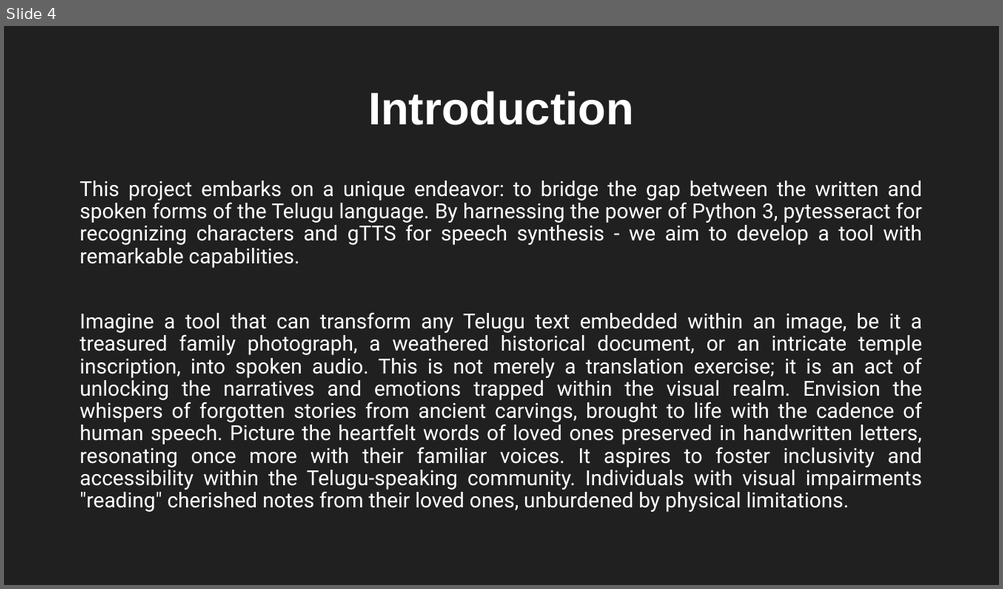
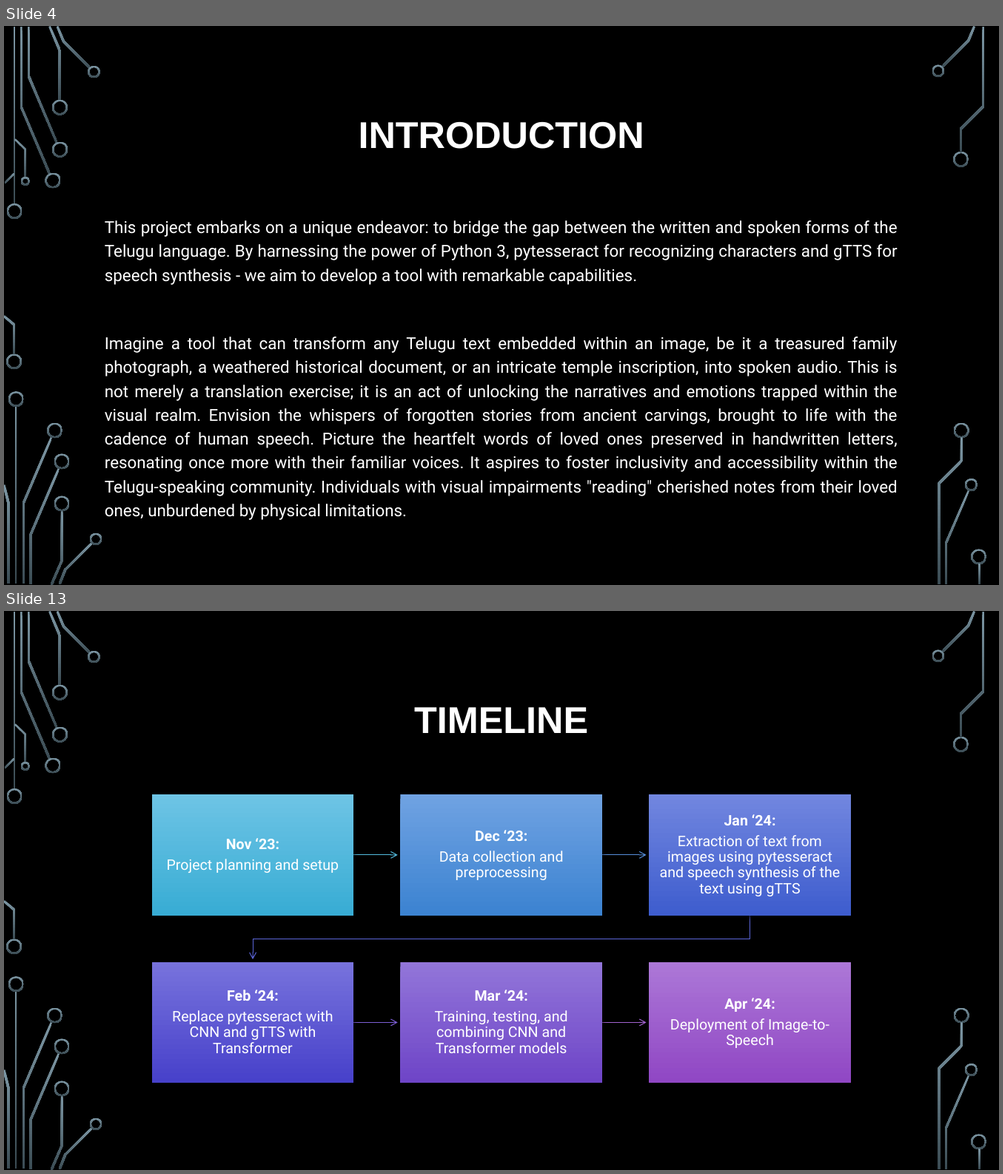
Before and after one commit to SFM61319/image2speech-te, a slide deck: docs/Presentation-1.pptx. Shown one above the other, each under a label of ours: slide 4 before the commit, slides 4 and 13 after it; the slides between them are not shown. The pictures are 1003x589 and 1003x1174 pixels, drawn with LibreOffice and Linux fonts; fonts in the diff are those of the drawing; background and template pictures are left out. Boxes give left, top, right and bottom in pixels: in the first picture for what was removed or moved away, otherwise in the second. Text is boxed around its words. In the diff, an @@ line names an element or a change of style, - is before the commit and + after.

```diff
--- a/docs/Presentation-1.pptx
+++ b/docs/Presentation-1.pptx
@@ slide 13 added at (x1=4, y1=611, x2=999, y2=1170), background picture (left out); not listed: 36 template elements that a slide beside it also shows @@
@@ title added at (x1=414, y1=707, x2=588, y2=733), 36 pt, text #FFFFFF, bold @@
+TIMELINE
@@ group added at (x1=152, y1=795, x2=851, y2=1083): 6 rectangles, 6 texts, 5 freeform shapes @@
+Nov ‘23:
+Project planning and setup
+Dec ‘23:
+Data collection and preprocessing
+Jan ‘24:
+Extraction of text from images using pytesseract and speech synthesis of the text using gTTS
+Feb ‘24:
+Replace pytesseract with CNN and gTTS with Transformer
+Mar ‘24:
+Training, testing, and combining CNN and Transformer models
+Apr ‘24:
+Deployment of Image-to-Speech
@@ slide 4 changed as well @@
@@ background #202020 to picture (left out) @@
@@ title at (x1=358, y1=121, x2=644, y2=149): text changed; size 44 to 36 pt @@
-Introduction
+INTRODUCTION
@@ text "This project embarks on a ..." moved from (x1=79, y1=181, x2=922, y2=512) to (x1=105, y1=221, x2=897, y2=497) @@
@@ text "This project embarks on a ..." at (x1=105, y1=221, x2=897, y2=497): size 20 to 16 pt; line spacing 0.9 to 1.2 @@
@@ group added at (x1=4, y1=26, x2=987, y2=585): 33 freeform shapes, 3 rectangles @@
```
Also in this commit, not shown: 5 other slides changed, 8 other slides added, 6 slides removed.
